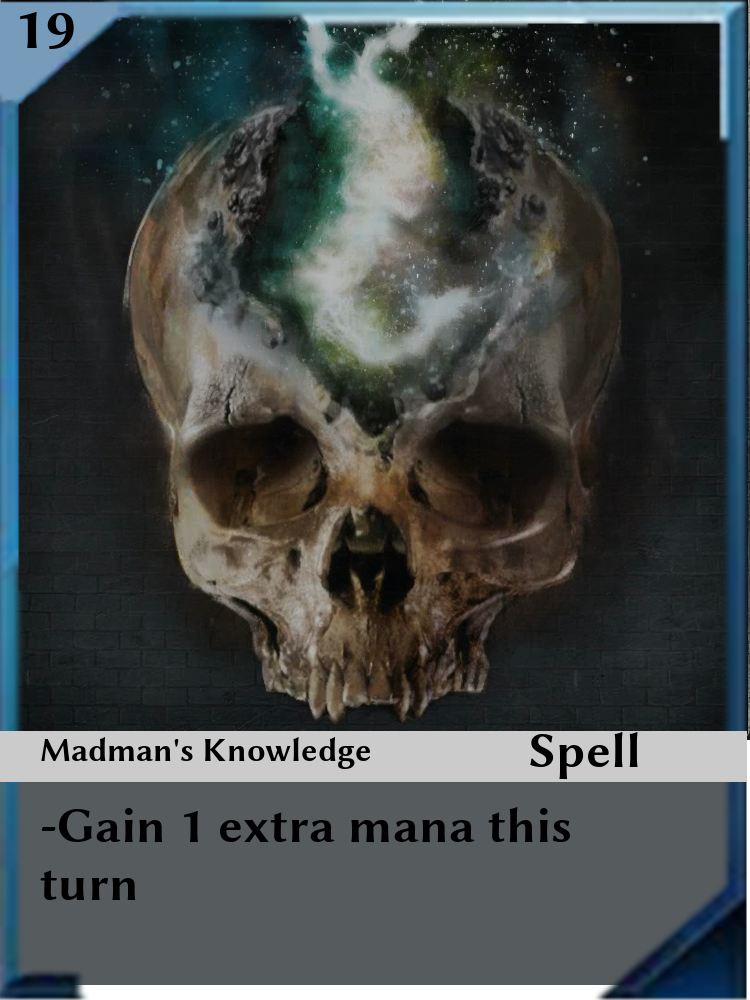
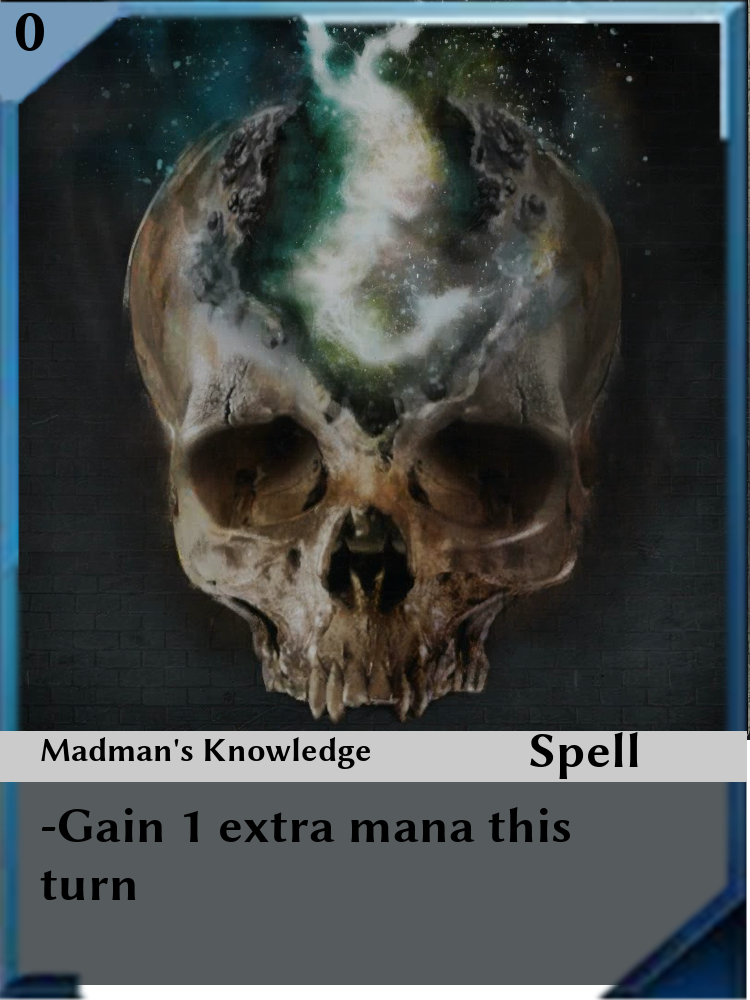
Layer changes from the first 750 x 1000 image to the second:
painted on "Cost" over [15, 12, 74, 51]
